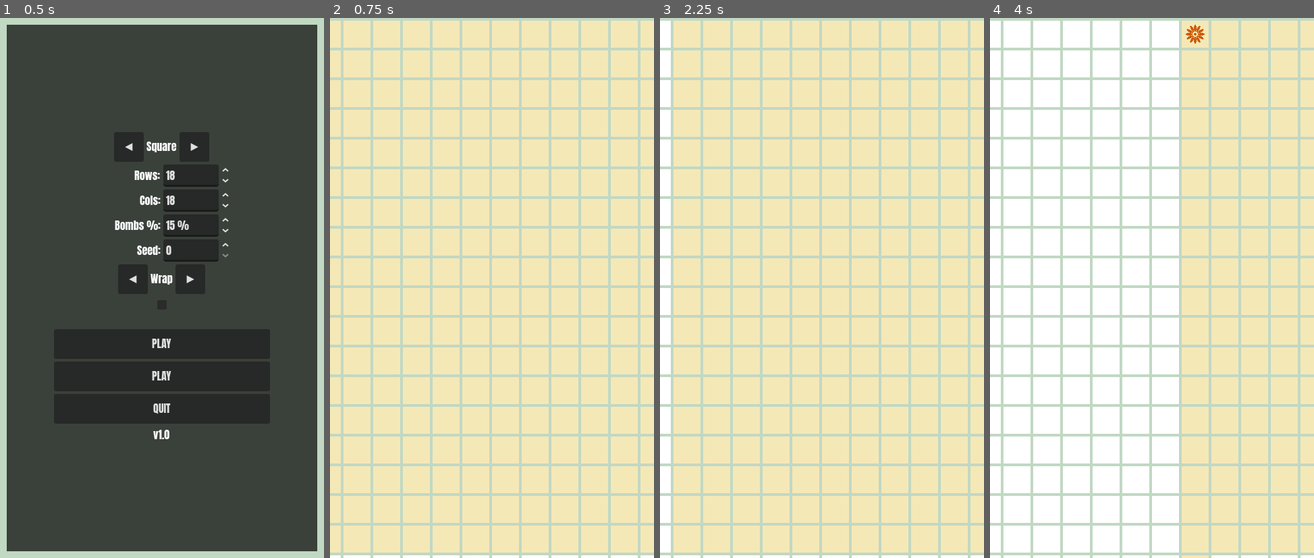
Above: before the commit, frames 1-4 (left to right).
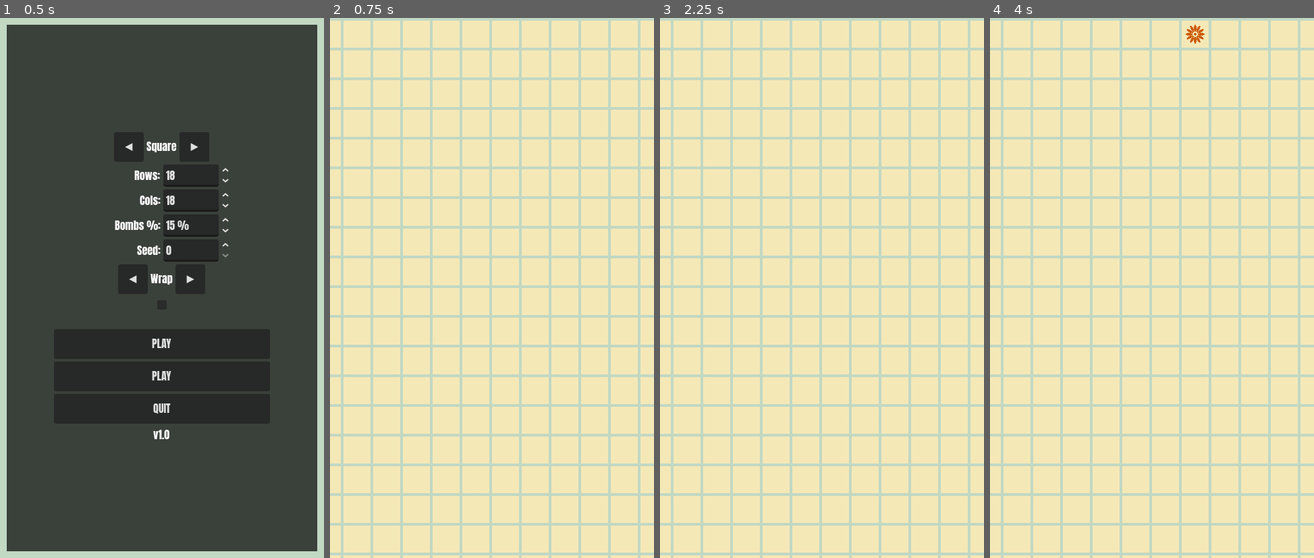
Above: after the commit, the same moments.

Repository: Kape99/mine-sweeper
Game: Godot game, scene res://Scenes/base.tscn
Same seed, same stepped clock (60 frames per second), same inputs: the game is played once before the commit and once after it.
Inputs (mouse positions are in pixels of both pictures, inside the frame that each line leads up to):
- Up to frame 1 (0.5 s): no input
- Up to frame 2 (0.75 s): click "PLAY" at 0.5 s
- Up to frame 3 (2.25 s): tap Enter at 1.25 s; drag from (685, 34) to (776, 34) at 1.27 s; tap Space at 2 s; drag from (685, 34) to (776, 34) at 2.02 s
- Up to frame 4 (4 s): tap Enter at 2.75 s; move the mouse to (1077, 34) at 2.77 s; click (1077, 34) at 2.92 s; tap Space at 3.5 s; drag from (1135, 34) to (1255, 34) at 3.52 s

Frame 1 is identical in both runs. In frame 2, 0.5% of the frame differs, in the area x 0-100%, y 99-100%; in frame 3, 3.5%; in frame 4, 48%, in the area x 0-100%, y 0-100%.

Commit message:
feat: autoexplore in defuse mode, fix display cell colors/icons, add click input for buffer tiles
- When in defuse mode, clicking an explored number cell now chord-reveals
  instead of no-op
- Display cells now initialize with correct colors (secondary bg, main fg)
  and icon stretch mode (EXPAND_IGNORE_SIZE, KEEP_ASPECT_CENTERED)
- Post-build sync so buffer tiles match center tile initial state
- Add _unhandled_input to forward clicks on non-center (buffer) tiles to
  the corresponding logical cell via canvas-coordinate mapping

Diff:
--- a/Scripts/Board/base_board.gd
+++ b/Scripts/Board/base_board.gd
@@ -196,6 +196,12 @@
 				for col: int in cols:
 					grid.add_child(_create_display_cell())
 
+	if _wrap_mode:
+		# Sync all display cells to match center tile initial state
+		for row: int in rows:
+			for col: int in cols:
+				_sync_display_to_copies(board_state[row][col])
+
 
 ## Returns the index into the `cells` array for a given global (col, row).
 ## [param col] and [param row] may be negative or exceed [member cols] /
@@ -223,6 +229,7 @@
 		Vector2(-half.x, half.y),
 	])
 	poly.position = half
+	poly.modulate = GlobalState.secondary_color
 	cell.add_child(poly)
 
 	var label: Label = Label.new()
@@ -230,6 +237,7 @@
 	label.vertical_alignment = VERTICAL_ALIGNMENT_CENTER
 	label.size = _cell_size
 	label.position = Vector2.ZERO
+	label.modulate = GlobalState.main_color
 	label.mouse_filter = MOUSE_FILTER_IGNORE
 	cell.add_child(label)
 
@@ -237,8 +245,9 @@
 	icon.custom_minimum_size = _cell_size * 0.6
 	icon.size = icon.custom_minimum_size
 	icon.position = (_cell_size - icon.size) / 2.0
-	icon.expand_mode = TextureRect.EXPAND_FIT_WIDTH_PROPORTIONAL
-	icon.stretch_mode = TextureRect.STRETCH_KEEP_CENTERED
+	icon.expand_mode = TextureRect.EXPAND_IGNORE_SIZE
+	icon.stretch_mode = TextureRect.STRETCH_KEEP_ASPECT_CENTERED
+	icon.modulate = GlobalState.main_color
 	icon.mouse_filter = MOUSE_FILTER_IGNORE
 	cell.add_child(icon)
 
@@ -250,6 +259,49 @@
 	if board_state.is_empty():
 		return cell
 	return board_state[cell.coord.y][cell.coord.x]
+
+
+## Handles taps on non-center tiles via unhandled input. Computes which
+## tile was hit from the click position, then maps to the logical cell.
+func _unhandled_input(event: InputEvent) -> void:
+	if not _wrap_mode or _tiles.is_empty() or board_state.is_empty():
+		return
+	var is_tap: bool = (
+		(event is InputEventMouseButton and event.button_index == MOUSE_BUTTON_LEFT and not event.pressed)
+		or (event is InputEventScreenTouch and not event.pressed)
+	)
+	if not is_tap:
+		return
+	_handle_tile_tap(event.position)
+
+
+func _handle_tile_tap(global_pos: Vector2) -> void:
+	# Convert from viewport coordinates to canvas coordinates (accounts for camera)
+	var canvas_pos: Vector2 = get_viewport().canvas_transform.affine_inverse() * global_pos
+	var board_size: Vector2 = get_board_size()
+	var board_origin: Vector2 = _board_node.global_position
+	var cell_step: Vector2 = Vector2(
+		_cell_size.x + GRID_H_SEPARATION,
+		_cell_size.y + GRID_V_SEPARATION
+	)
+
+	for i: int in _tiles.size():
+		if i == CENTER_TILE_INDEX:
+			continue
+		var tile: GridContainer = _tiles[i]
+		var tile_origin: Vector2 = board_origin + tile.position
+		var local_pos: Vector2 = canvas_pos - tile_origin
+		if local_pos.x < 0 or local_pos.y < 0:
+			continue
+		if local_pos.x >= board_size.x or local_pos.y >= board_size.y:
+			continue
+		var col: int = int(local_pos.x / cell_step.x)
+		var row: int = int(local_pos.y / cell_step.y)
+		if col >= 0 and col < cols and row >= 0 and row < rows:
+			Input.vibrate_handheld(CellBase.TAP_VIBRATION_MS)
+			var logical_cell: CellBase = board_state[row][col]
+			_on_cell_pressed(logical_cell, logical_cell.nearby)
+		return
 
 
 ## Called every frame from the main controller with the camera's current
@@ -418,7 +470,10 @@
 		return
 	var logical_cell: CellBase = _get_center_cell(cell)
 	if GlobalState.is_defusing:
-		logical_cell.defuse()
+		if logical_cell.is_explored() and logical_cell.nearby > 0:
+			_chord_reveal(logical_cell)
+		else:
+			logical_cell.defuse()
 	elif logical_cell.is_explored() and logical_cell.nearby > 0:
 		_chord_reveal(logical_cell)
 	else:
